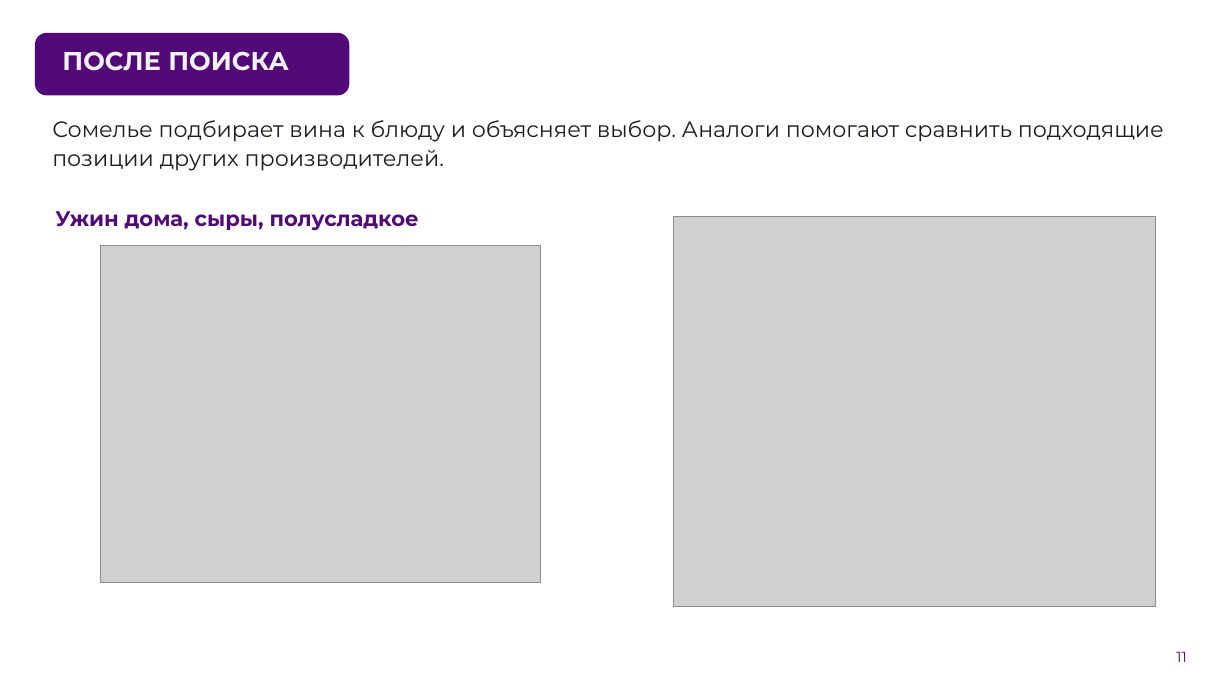
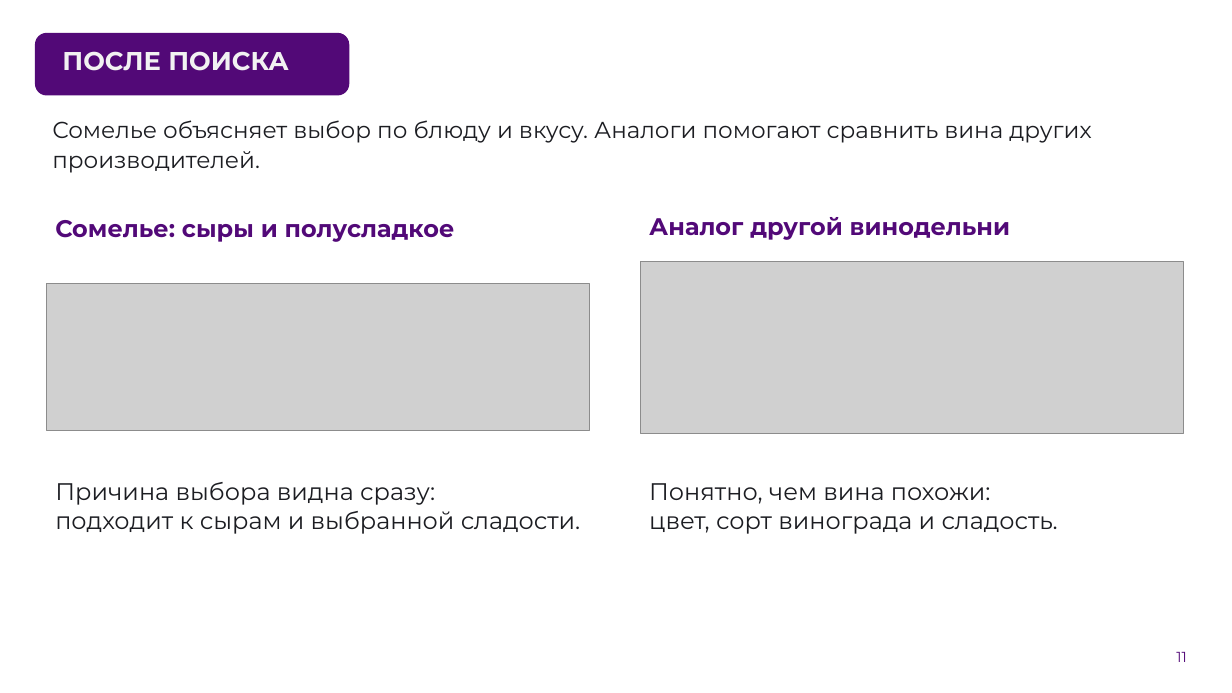
Before and after one commit to AlexGvr/rus_vines, a slide deck: slide 11 of ЛЦТ2026 Сканер российских вин.pptx. Drawn at 1232x693 pixels with LibreOffice and Linux fonts; fonts in the diff are those of the drawing; grey boxes stand for pictures; background and template pictures are left out. Boxes give left, top, right and bottom in pixels: in the first picture for what was removed or moved away, otherwise in the second. Text is boxed around its words. In the diff, an @@ line names an element or a change of style, - is before the commit and + after.

```diff
--- a/ЛЦТ2026 Сканер российских вин.pptx
+++ b/ЛЦТ2026 Сканер российских вин.pptx
@@ text at (52,120,1091,173): text changed; size 17.3 to 18 pt @@
-Сомелье подбирает вина к блюду и объясняет выбор. Аналоги помогают сравнить подходящие позиции других производителей.
+Сомелье объясняет выбор по блюду и вкусу. Аналоги помогают сравнить вина других производителей.
@@ text at (55,220,455,242): text changed; size 16.5 to 18.8 pt @@
-Ужин дома, сыры, полусладкое
+Сомелье: сыры и полусладкое
@@ text added at (649,217,1011,240), 18.8 pt, text #520978, bold @@
+Аналог другой винодельни
@@ picture: place and size @@
-picture at (673,216,1155,606)
+picture at (640,262,1185,433)
@@ picture: place and size @@
-picture at (101,246,541,583)
+picture at (46,284,591,430)
@@ text added at (55,482,580,534), 18.8 pt, text #1C1D22 @@
+Причина выбора видна сразу:
+подходит к сырам и выбранной сладости.
@@ text added at (649,483,1058,534), 18.8 pt, text #1C1D22 @@
+Понятно, чем вина похожи:
+цвет, сорт винограда и сладость.
```
Also in this commit, not shown: 11 other slides changed, 4 other files.
